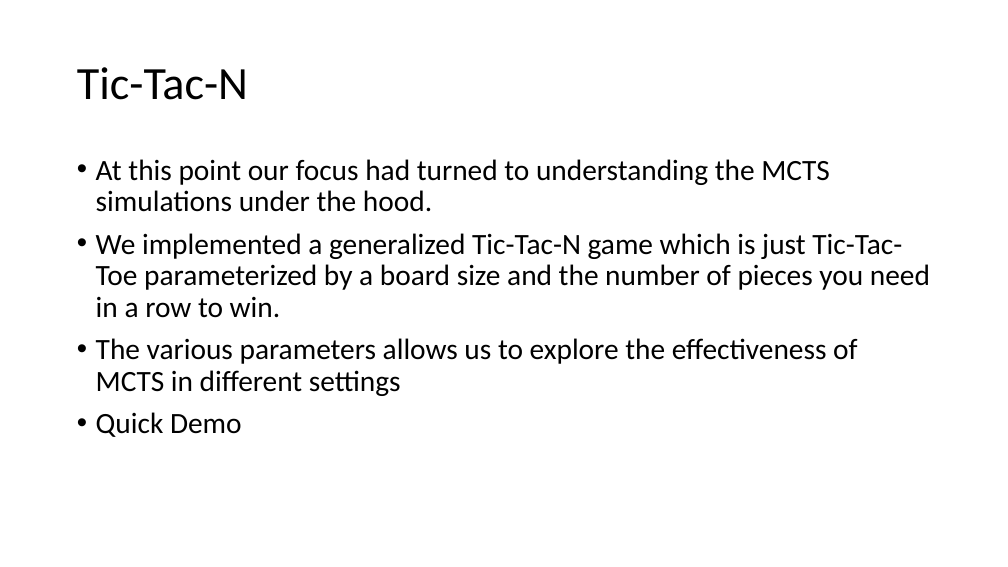
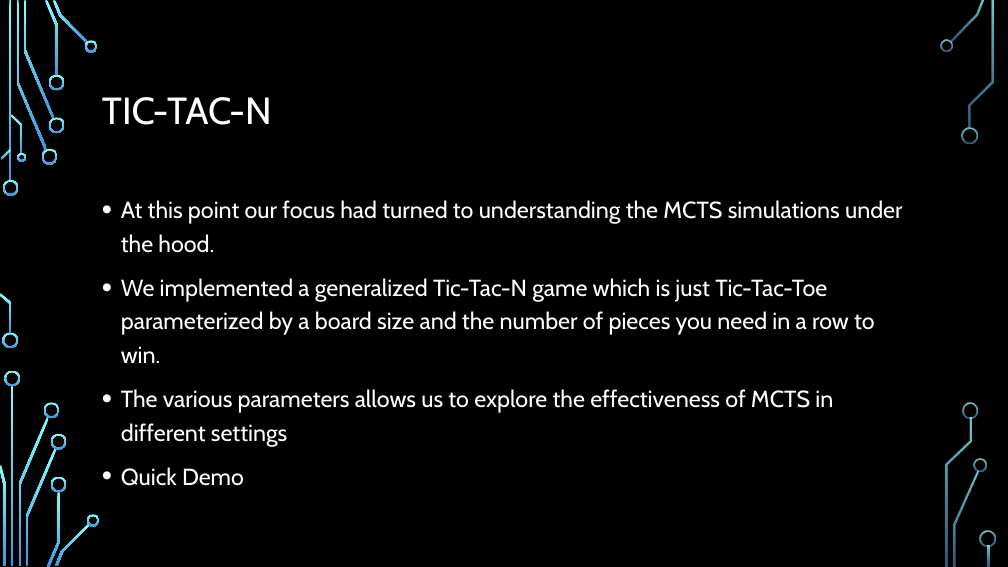
Before and after one commit to Ha5hBr0wn/CS4701, a slide deck: slide 9 of FinalPresentation.pptx. Drawn at 1008x567 pixels with LibreOffice and Linux fonts; fonts in the diff are those of the drawing; background and template pictures are left out. Boxes give left, top, right and bottom in pixels: in the first picture for what was removed or moved away, otherwise in the second. Text is boxed around its words. In the diff, an @@ line names an element or a change of style, - is before the commit and + after.

```diff
--- a/FinalPresentation.pptx
+++ b/FinalPresentation.pptx
@@ background #FFFFFF to picture (left out) @@
@@ title at <box>102,97,272,125</box>: text changed; size 44 to 36 pt; font Calibri to Cabin; text colour #000000 to #FFFFFF @@
-Tic-Tac-N
+TIC-TAC-N
@@ text "At this point our focus ...": place and size @@
-text "At this point our focus ..." at <box>96,159,930,437</box>
+text "At this point our focus ..." at <box>121,200,903,486</box>
@@ text "At this point our focus ..." at <box>121,200,903,486</box>: size 28 to 22.2 pt, font Calibri to Cabin, text colour #000000 to #FFFFFF; line spacing 0.9 to 1.2 @@
@@ group added at <box>0,0,996,567</box>: 33 freeform shapes, 3 rectangles @@
```
Also in this commit, not shown: 18 other slides changed.
